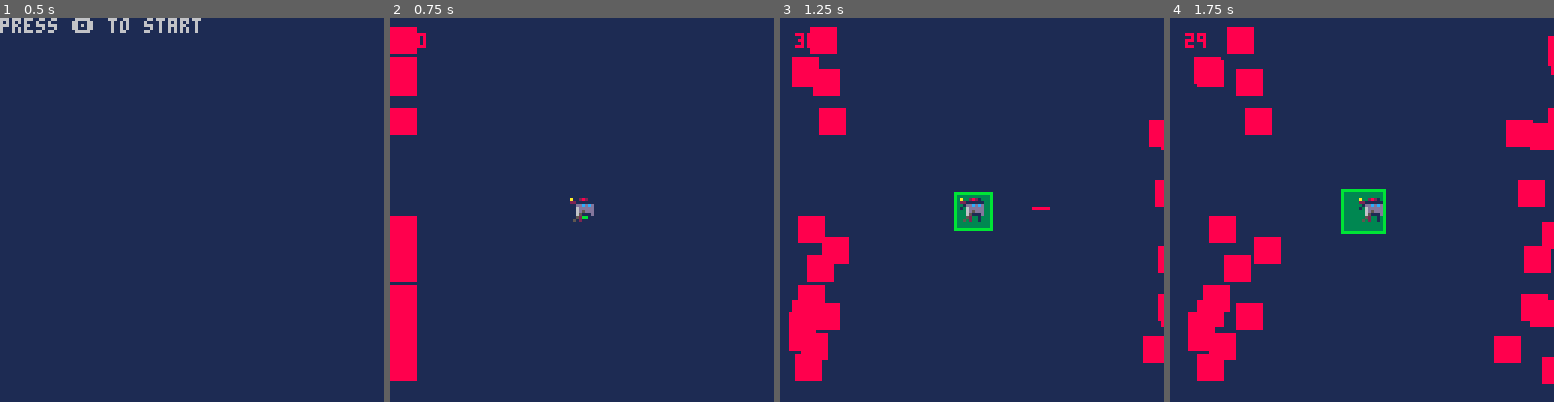
Above: before the commit, frames 1-4 (left to right).
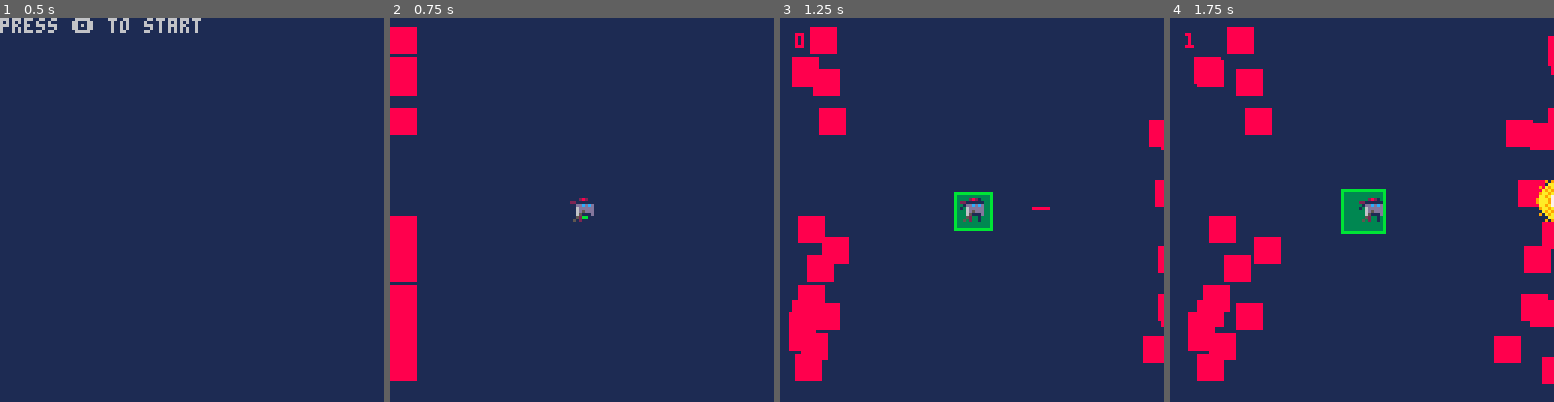
Above: after the commit, the same moments.

Repository: zothynine/toyboxjam
Game: PICO-8 cartridge abduction_center.p8
The game is run twice, just before and just after one commit, with the same random seed, the same clock (stepped at 60 frames per second) and the same inputs.
Inputs:
- Up to frame 1 (0.5 s): tap X (X key) at 0.33 s
- Up to frame 2 (0.75 s): tap O (Z key) at 0.7 s
- Up to frame 3 (1.25 s): tap X (X key) at 1.07 s
- Up to frame 4 (1.75 s): hold Right from 1.6 s (still down); tap O (Z key) at 1.7 s

Frame 1 is identical in both runs. In frame 2, less than 0.1% of the frame differs, in the area x 7-48%, y 3-48%; in frame 3, less than 0.1%; in frame 4, 0.5%, in the area x 3-100%, y 3-54%.

Commit message:
Add explosions

Diff:
--- a/abduction_center.p8
+++ b/abduction_center.p8
@@ -37,6 +37,8 @@
     shots={}
   }
 
+  xplosions={}
+
   --enemies from the left
   for i=1, 15 do
     add(enemies,{x=0,y=0+rnd(119),w=8,h=8,spd=0.1+rnd(0.4)})
@@ -71,6 +73,7 @@
   udt_zone()
   udt_player()
   udt_enemies()
+  udt_xplosions()
 end
 
 function udt_zone()
@@ -130,6 +133,7 @@
         local e=enemies[i]
         if checkcollision(s.x,s.y,s.w,s.h,e.x,e.y,e.w,e.h) then
           zone.ts+=1
+          add(xplosions,{x=e.x-4,y=e.y-4,fx=6,fr=-1})
           del(enemies,e)
           del(shots,s)
         end
@@ -153,6 +157,17 @@
   end
 end
 
+function udt_xplosions()
+  for i=#xplosions,1,-1 do
+    local x=xplosions[i]
+    if f%15==0 then
+      x.fr+=1
+      if (x.fr>3) del(xplosions,x)
+    end
+  end
+end
+
+
 
 -->8
 --draw tab
@@ -171,6 +186,8 @@
   drw_zone()
   drw_player()
   drw_enemies()
+  drw_xplosions()
+  print(#xplosions,5,5,8)
 end
 
 function drw_zone()
@@ -183,14 +200,12 @@
   local _p=player
   drw_player_shots(_p.shots)
   spr(_p.si,_p.x,_p.y,1,1,_p.flip)
-  pset(_p.x,_p.y,10)
 end
 
 function drw_player_shots(shots)
   for i=1,#shots do
     local s=shots[i]
     line(s.x,s.y,s.x+s.w,s.y,8)
-    print(#enemies,5,5,8)
   end
 end
 
@@ -199,8 +214,20 @@
     local e=enemies[i]
     rectfill(e.x,e.y,e.x+e.w,e.y+e.h,8)
   end
-  print(#enemies,5,5,8)
-end
+end
+
+function drw_xplosions()
+  for i=1,#xplosions do
+    local x=xplosions[i]
+    spr(64+x.fr,x.x,x.y,1,1,false,false)
+    spr(64+x.fr,x.x+8,x.y,1,1,true,false)
+    spr(64+x.fr,x.x,x.y+8,1,1,false,true)
+    spr(64+x.fr,x.x+8,x.y+8,1,1,true,true)
+    if (x.fr==0) then
+      sfx(6)
+    end
+  end
+ end
 
 
 -->8
Not shown, changed: 64 lines of the sprite sheet (__gfx__) section of abduction_center.p8
